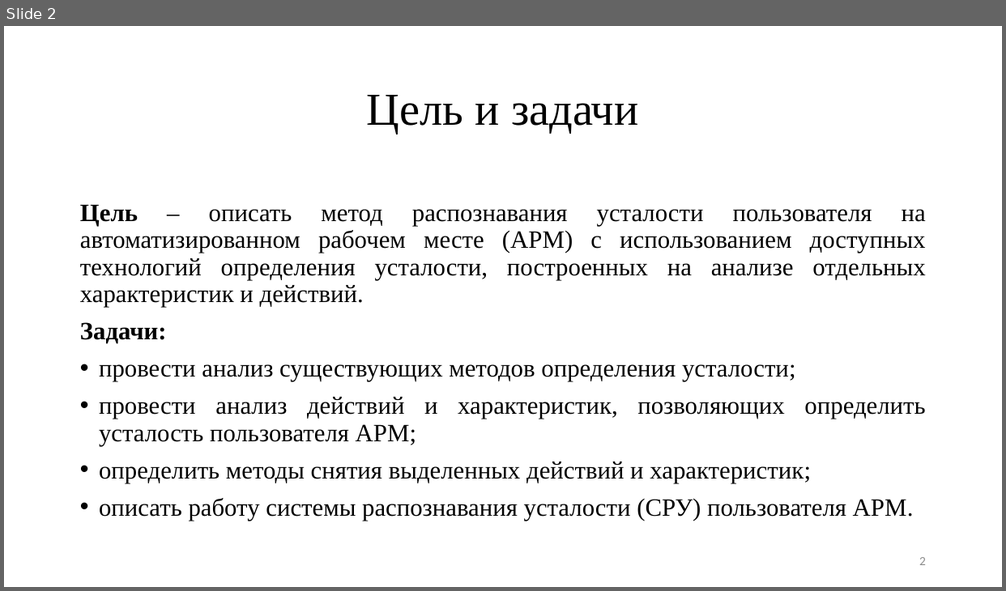
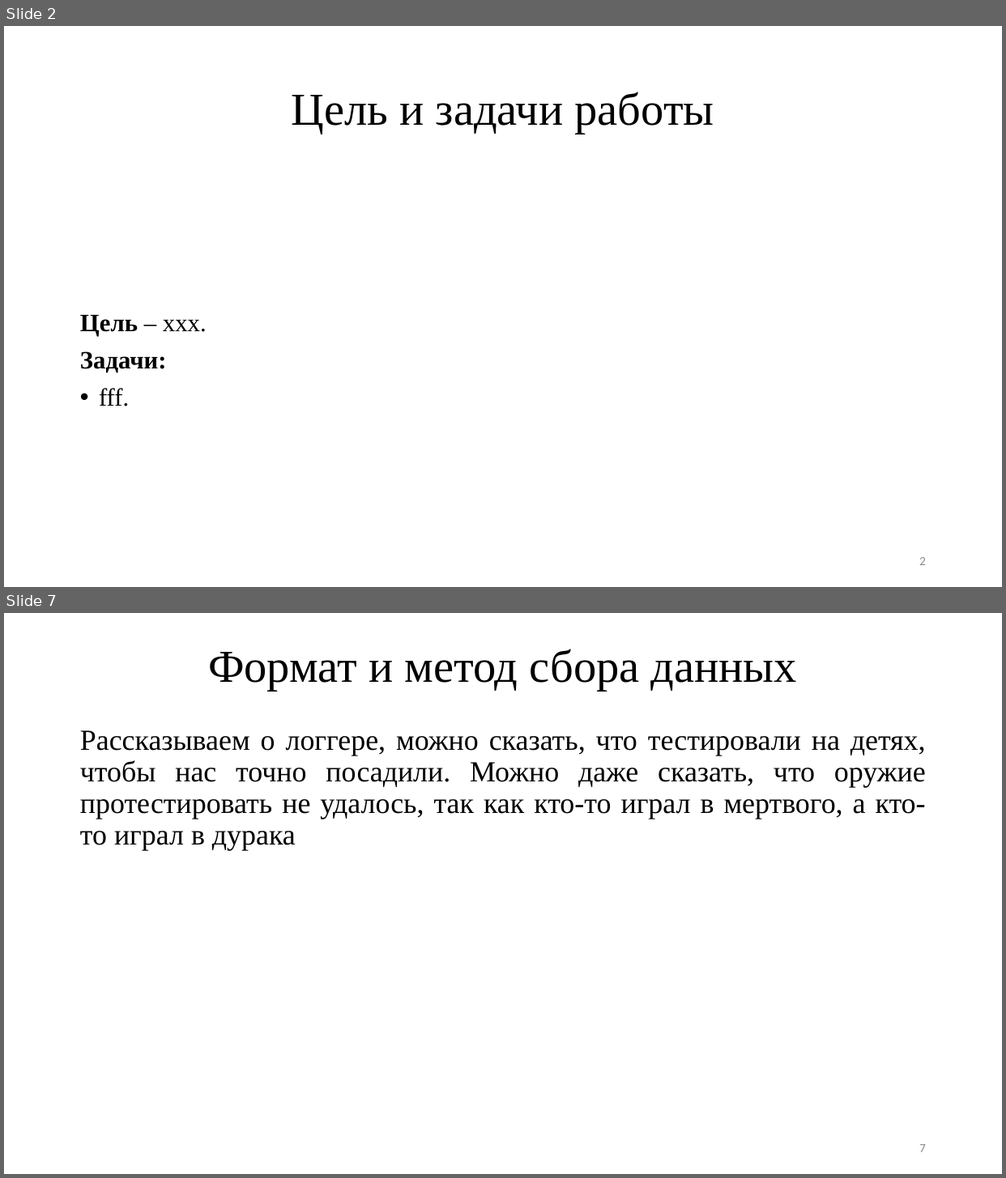
Before and after one commit to TheSawIsTheLaw/FatigueRecognitionSystem, a slide deck: Presentation/presentation.pptx. Shown one above the other, each under a label of ours: slide 2 before the commit, slides 2 and 7 after it; the slides between them are not shown. The pictures are 1006x591 and 1006x1178 pixels, drawn with LibreOffice and Linux fonts; fonts in the diff are those of the drawing. Boxes give left, top, right and bottom in pixels: in the first picture for what was removed or moved away, otherwise in the second. Text is boxed around its words. In the diff, an @@ line names an element or a change of style, - is before the commit and + after.

```diff
--- a/Presentation/presentation.pptx
+++ b/Presentation/presentation.pptx
@@ slide 7 added at [4,613,1002,1174], background #FFFFFF @@
@@ title added at [208,649,797,691], 44 pt, text #000000 @@
+Формат и метод сбора данных
@@ text added at [80,730,926,850], 28 pt, text #000000 @@
+Рассказываем о логгере, можно сказать, что тестировали на детях, чтобы нас точно посадили. Можно даже сказать, что оружие протестировать не удалось, так как кто-то играл в мертвого, а кто-то играл в дурака
@@ page number added at [919,1144,926,1152], 12 pt, text #8C8C8C @@
+7
@@ slide 2 changed as well @@
@@ title at [292,92,714,134]: text changed @@
-Цель и задачи
+Цель и задачи работы
@@ text at [80,314,206,336]: text changed @@
-Цель – описать метод распознавания усталости пользователя на автоматизированном рабочем месте (АРМ) с использованием доступных технологий определения усталости, построенных на анализе отдельных характеристик и действий.
+Цель – xxx.
@@ text at [99,388,129,407]: text changed @@
-• провести анализ существующих методов определения усталости;
-• провести анализ действий и характеристик, позволяющих определить усталость пользователя АРМ;
-• определить методы снятия выделенных действий и характеристик;
-• описать работу системы распознавания усталости (СРУ) пользователя АРМ.
+• fff.
```
Also in this commit, not shown: 1 other slide changed, 11 other slides added, 4 slides removed, 1 other file.
